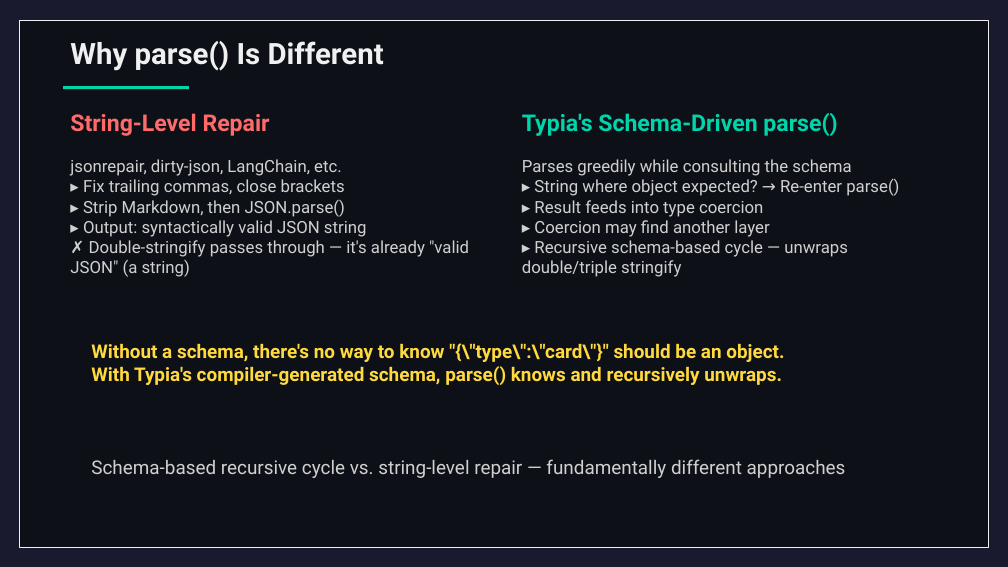
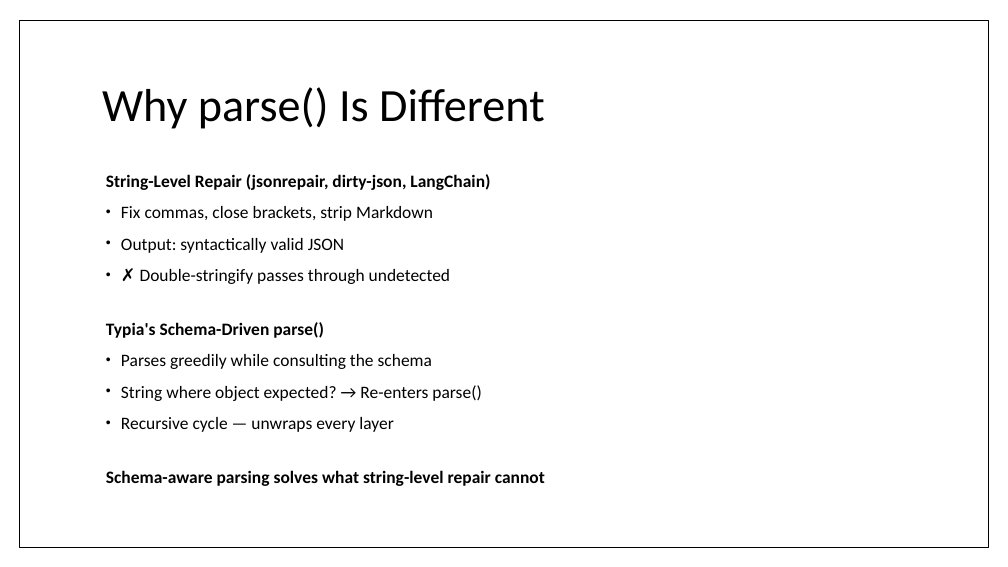
Before and after one commit to wrtnlabs/autobe, a slide deck: slide 29 of website/public/seminars/20260326-qwen-meetup-korea.pptx (slide 26 before the commit). Drawn at 1008x567 pixels with LibreOffice and Linux fonts; fonts in the diff are those of the drawing. Boxes give left, top, right and bottom in pixels: in the first picture for what was removed or moved away, otherwise in the second. Text is boxed around its words. In the diff, an @@ line names an element or a change of style, - is before the commit and + after.

Commit message:
ppt

```diff
--- a/website/public/seminars/20260326-qwen-meetup-korea.pptx
+++ b/website/public/seminars/20260326-qwen-meetup-korea.pptx
@@ background #1A1A2E to #FFFFFF @@
@@ rectangle at <box>19,20,988,547</box>: fill #0D1117 to #FFFFFF; outline #F0F0F0 1 pt to #000000 1 pt @@
@@ title "Why parse() Is Different": place and size @@
-title "Why parse() Is Different" at <box>70,41,384,71</box>
+title "Why parse() Is Different" at <box>102,87,545,129</box>
@@ title "Why parse() Is Different" at <box>102,87,545,129</box>: size 28 to 44 pt, font Roboto to Calibri, text colour #F0F0F0 to #000000, bold off; line spacing 1 to 0.9; vertical alignment top to middle @@
@@ rectangle removed at <box>63,86,189,89</box> @@
@@ text removed at <box>70,113,270,136</box> @@
-String-Level Repair
@@ text removed at <box>522,113,837,136</box> @@
-Typia's Schema-Driven parse()
@@ text removed at <box>70,159,469,277</box> @@
-jsonrepair, dirty-json, LangChain, etc.
-▸ Fix trailing commas, close brackets
-▸ Strip Markdown, then JSON.parse()
-▸ Output: syntactically valid JSON string
-✗ Double-stringify passes through — it's already "valid JSON" (a string)
@@ text added at <box>106,174,545,486</box>, 16.6 pt, text #000000 @@
+String-Level Repair (jsonrepair, dirty-json, LangChain)
+• Fix commas, close brackets, strip Markdown
+• Output: syntactically valid JSON
+• ✗ Double-stringify passes through undetected
+Typia's Schema-Driven parse()
+• Parses greedily while consulting the schema
+• String where object expected? → Re-enters parse()
+• Recursive cycle — unwraps every layer
+Schema-aware parsing solves what string-level repair cannot
@@ text removed at <box>522,159,899,277</box> @@
-Parses greedily while consulting the schema
-▸ String where object expected? → Re-enter parse()
-▸ Result feeds into type coercion
-▸ Coercion may find another layer
-▸ Recursive schema-based cycle — unwraps double/triple stringify
@@ text removed at <box>91,343,784,385</box> @@
-Without a schema, there's no way to know "{\"type\":\"card\"}" should be an object.
-With Typia's compiler-generated schema, parse() knows and recursively unwraps.
@@ text removed at <box>91,459,846,478</box> @@
-Schema-based recursive cycle vs. string-level repair — fundamentally different approaches
```
Also in this commit, not shown: 31 other slides changed, 33 slides added, 28 slides removed, 1 other file.
